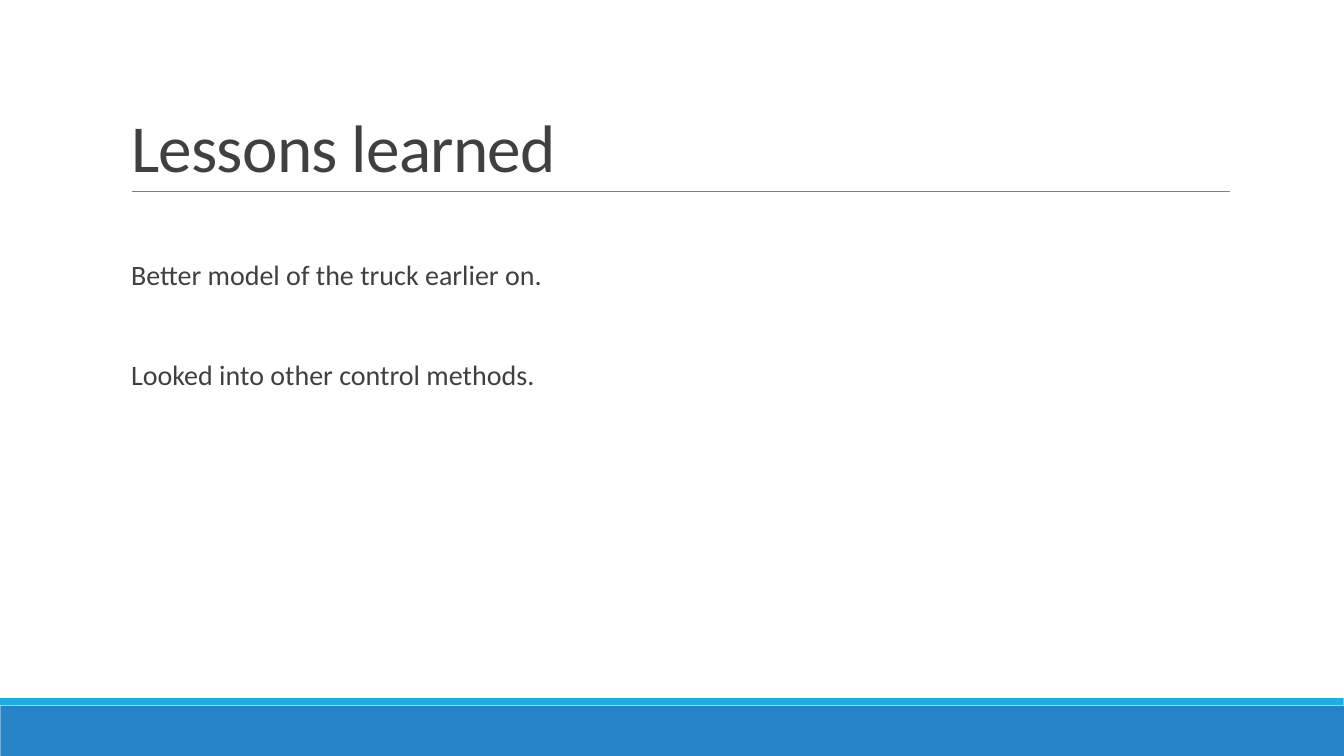
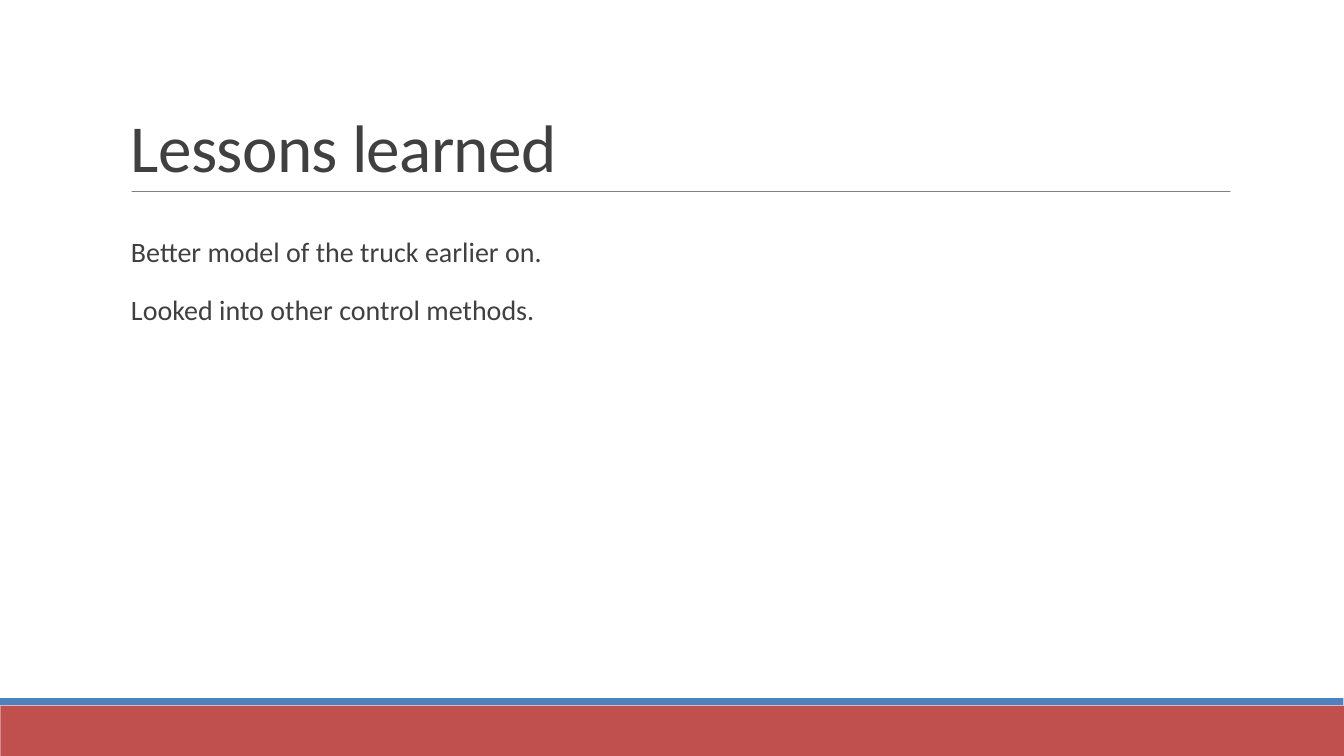
Before and after one commit to PrakharTyagi/PLATOON, a slide deck: slide 10 of Network Assisted Platooning.pptx (slide 11 before the commit). Drawn at 1344x756 pixels with LibreOffice and Linux fonts; fonts in the diff are those of the drawing. Boxes give left, top, right and bottom in pixels: in the first picture for what was removed or moved away, otherwise in the second. Text is boxed around its words. In the diff, an @@ line names an element or a change of style, - is before the commit and + after.

```diff
--- a/Network Assisted Platooning.pptx
+++ b/Network Assisted Platooning.pptx
@@ text "Better model of the truck ..." at (131,242,542,320): less space between paragraphs @@
@@ rectangle at (0,706,1344,756): fill #2683C6 to #C0504D @@
@@ rectangle at (0,699,1344,706): fill #1CADE4 to #4F81BD @@
```
Also in this commit, not shown: 9 other slides changed, 1 slide removed.
